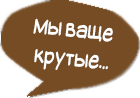
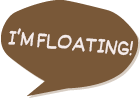
Revision of a layered 140 × 98 image; what changed, layer by layer:
renamed "Мы ваще крутые..." to "Text", painted on it over [8, 18, 133, 70]
renamed "Слой 0" to "Layer 0", painted on it over [0, 0, 140, 98]
